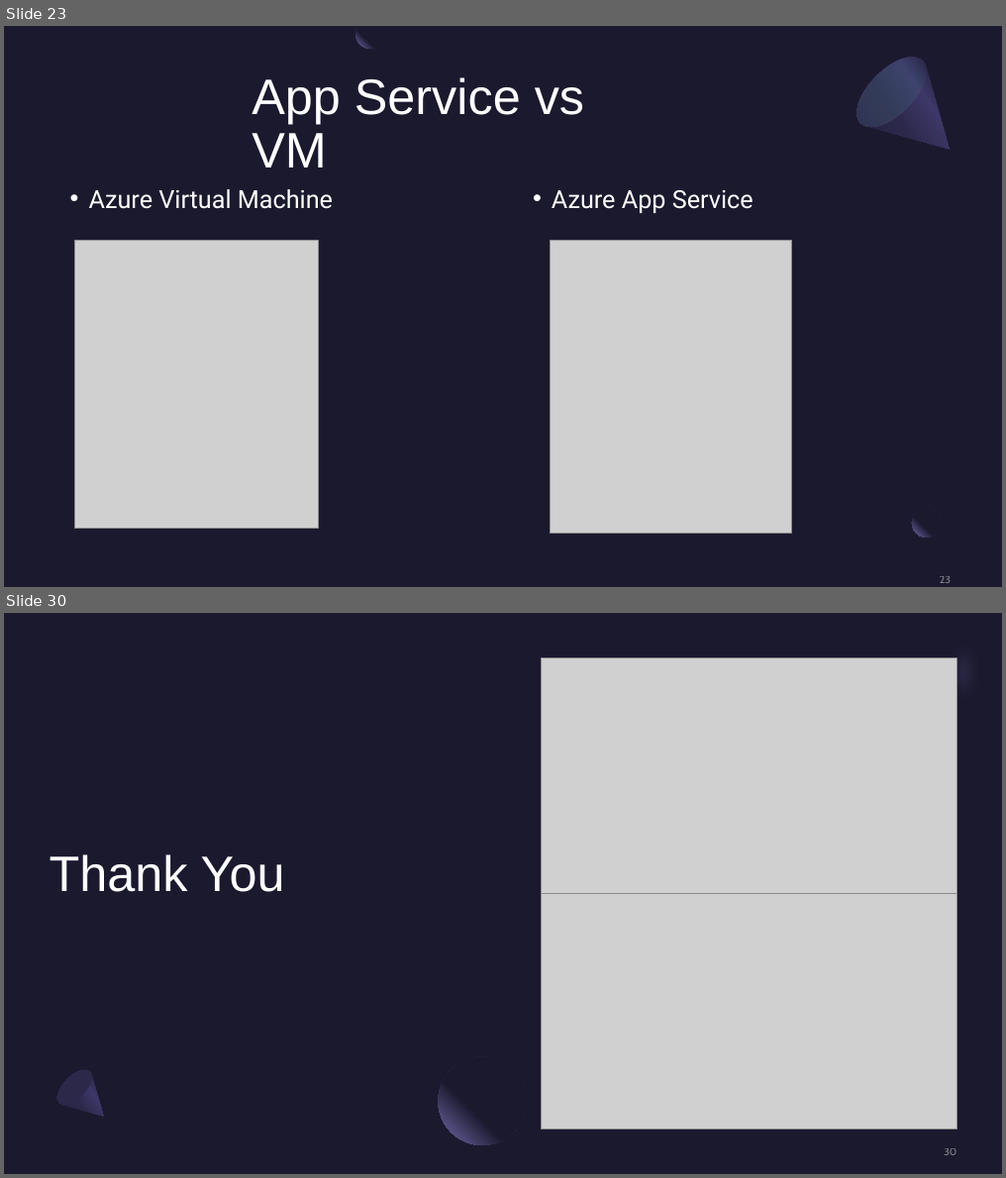
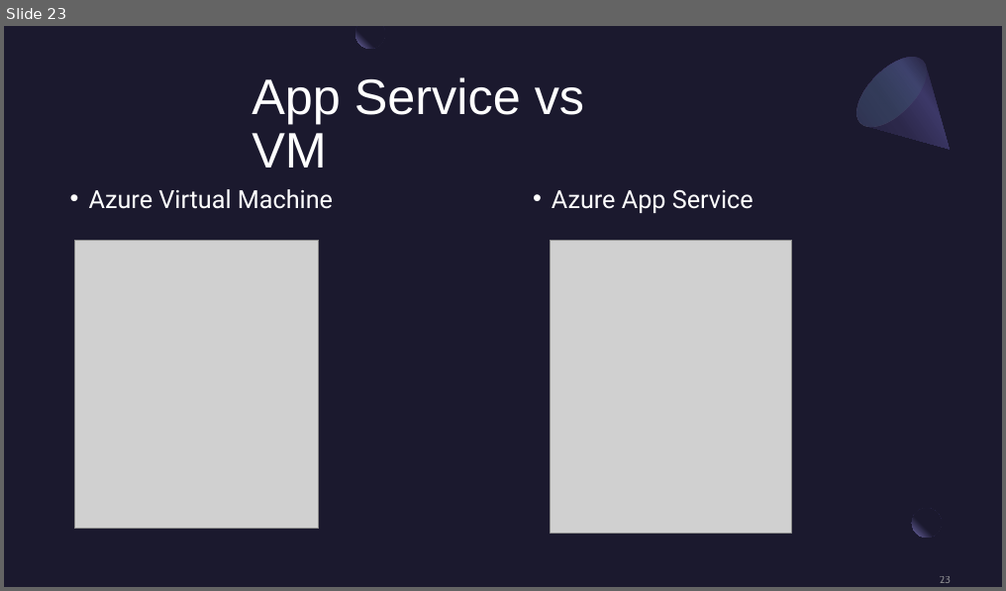
Before and after one commit to BrianChen0527/postgreSQL, a slide deck: MSFT_Azure/Microsoft Azure.pptx. Shown one above the other, each under a label of ours: slides 23 and 30 before the commit, slide 23 after it; the slides between them are not shown. The pictures are 1006x1178 and 1006x591 pixels, drawn with LibreOffice and Linux fonts; fonts in the diff are those of the drawing; grey boxes stand for pictures. Boxes give left, top, right and bottom in pixels: in the first picture for what was removed or moved away, otherwise in the second. Text is boxed around its words. In the diff, an @@ line names an element or a change of style, - is before the commit and + after.

```diff
--- a/MSFT_Azure/Microsoft Azure.pptx
+++ b/MSFT_Azure/Microsoft Azure.pptx
@@ slide 30 removed at <box>4,613,1002,1174</box>, background #1B192E @@
@@ freeform shape removed at <box>909,613,1002,735</box> @@
@@ picture removed at <box>541,658,957,894</box> @@
@@ ellipse removed at <box>957,697,991,731</box> @@
@@ title removed at <box>50,855,285,892</box> @@
-Thank You
@@ picture removed at <box>541,894,957,1130</box> @@
@@ ellipse removed at <box>439,1058,527,1146</box> @@
@@ freeform shape removed at <box>52,1064,119,1133</box> @@
@@ ellipse removed at <box>52,1064,99,1112</box> @@
@@ page number removed at <box>944,1149,956,1156</box> @@
-30
```
Also in this commit, not shown: 1 slide changed, 4 slides added, 5 other slides removed.
